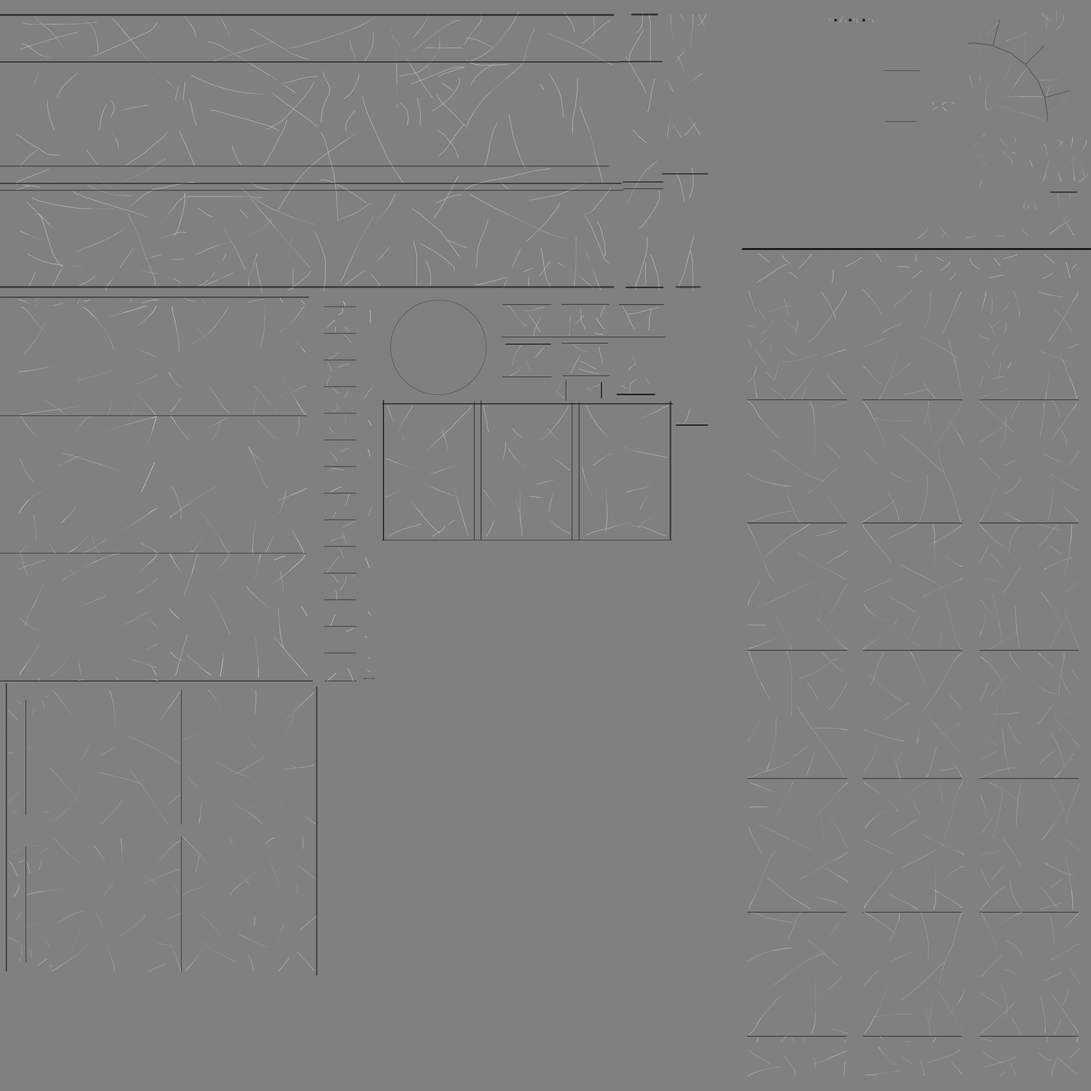
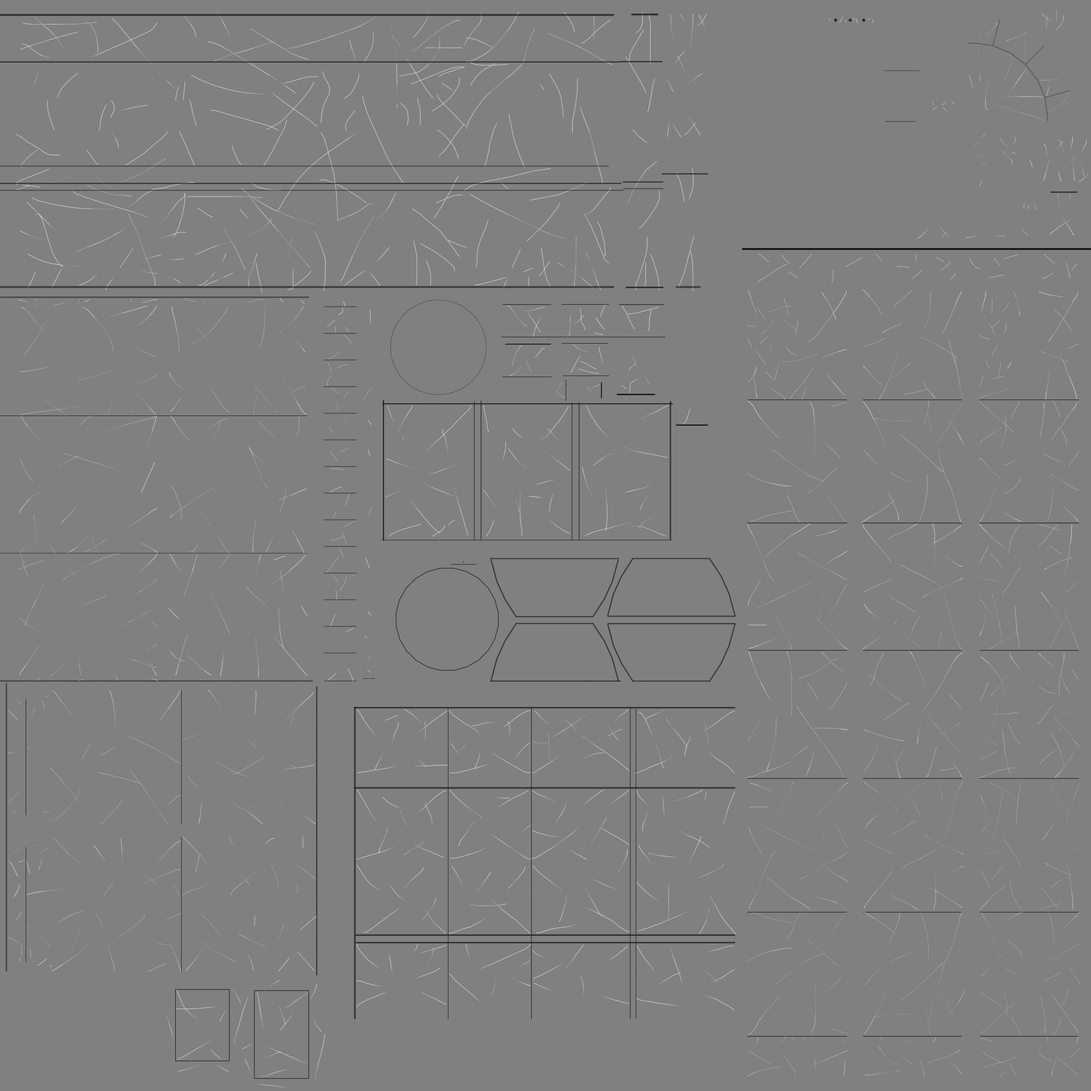
Layer changes from the first 1091px x 1091px image to the second:
added layer "Rectangle 2" above "Polygon 1" over 175, 706, 736, 1080
added layer "Polygon 1" (80%) above "Scratches_Sputnik" over 395, 557, 738, 683
added layer "Scratches_Sputnik" (overlay, 70%) above "Ellipse 4" over 165, 709, 737, 1089
"Scratches_Interstage": opacity 50% → 70% over 507, 13, 1090, 377
"Scratches_Shroud": opacity 50% → 70% over 385, 356, 691, 538
"Scratches_S2_Bot": opacity 50% → 70% over 746, 289, 1081, 780
"Scratches_S2_Mid": opacity 50% → 70% over 7, 690, 318, 973
"Scratches_Bulkhead": opacity 50% → 70% over 828, 9, 1070, 122
"Scratches_Tank": opacity 50% → 70% over 15, 11, 695, 293
